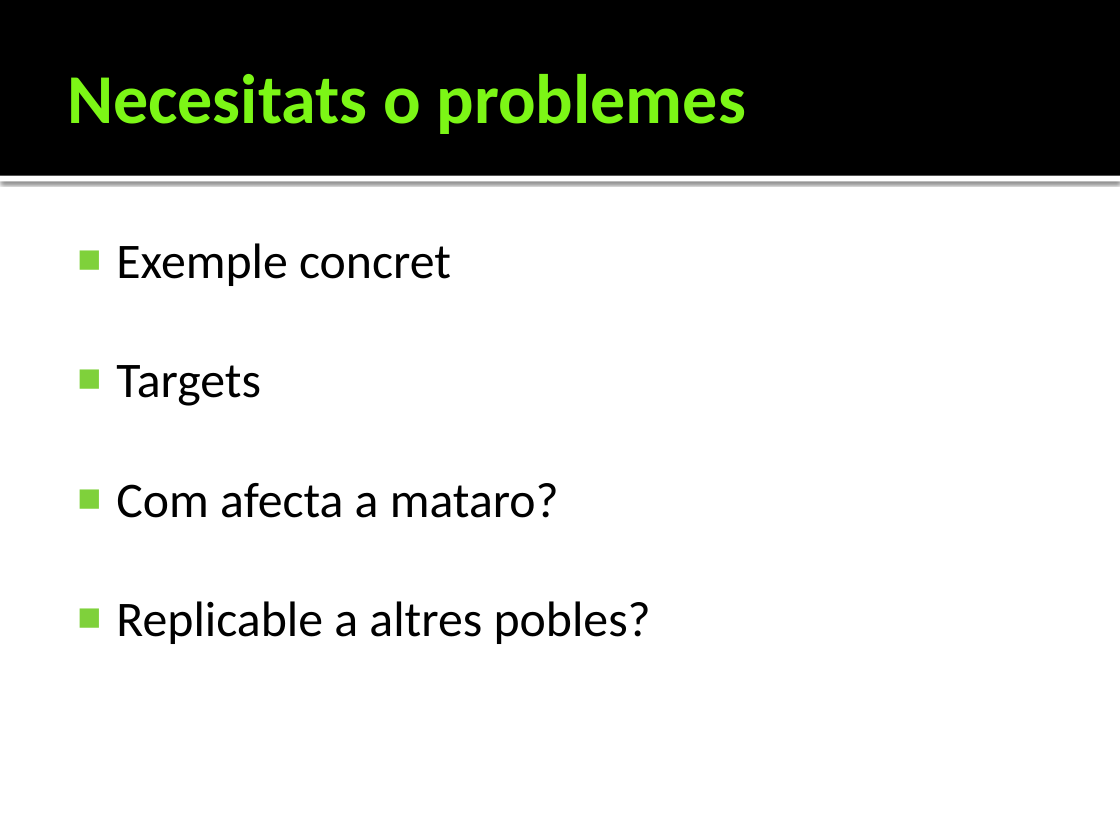
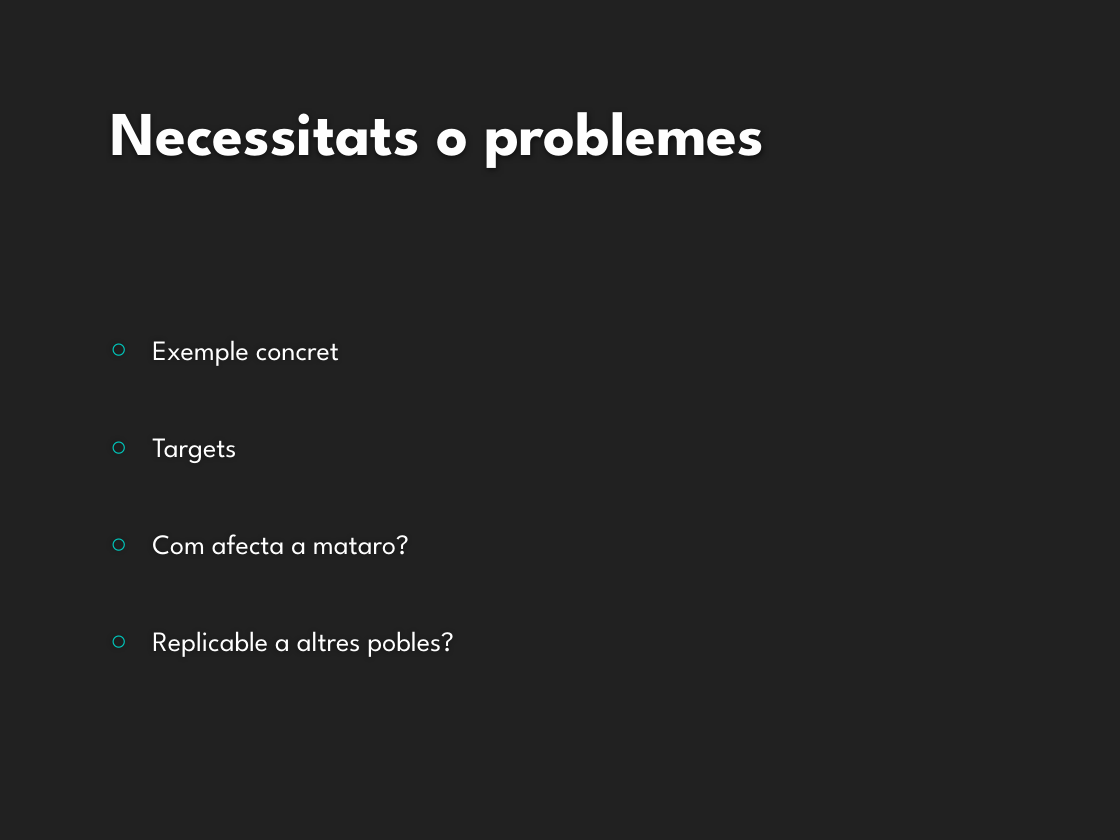
Before and after one commit to somhackathon19/somhackathon19-hackcritic, a slide deck: slide 3 of Netejat.pptx. Drawn at 1120x840 pixels with LibreOffice and Linux fonts; fonts in the diff are those of the drawing; background and template pictures are left out. Boxes give left, top, right and bottom in pixels: in the first picture for what was removed or moved away, otherwise in the second. Text is boxed around its words. In the diff, an @@ line names an element or a change of style, - is before the commit and + after.

```diff
--- a/Netejat.pptx
+++ b/Netejat.pptx
@@ background #FFFFFF to #212121 @@
@@ rectangle removed at bbox=[0, 0, 1120, 176] @@
@@ title "Necessitats o problemes" at bbox=[110, 112, 765, 168]: vertical alignment middle to bottom @@
@@ title at bbox=[110, 112, 765, 168]: text changed; size 45 to 40 pt; font Calibri to League Spartan; text colour #7BF616 to #FEFEFE @@
-Necesitats o problemes
+Necessitats o problemes
@@ rectangle removed at bbox=[0, 176, 1120, 181] @@
@@ text "Exemple concret": place and size @@
-text "Exemple concret" at bbox=[116, 243, 651, 644]
+text "Exemple concret" at bbox=[152, 340, 454, 657]
@@ text "Exemple concret" at bbox=[152, 340, 454, 657]: size 32 to 18 pt, font Calibri to League Spartan, text colour #000000 to #FFFFFF; bullet ■ to ○; more space between paragraphs; bullet colour #7FD13B to #00C6BB; vertical alignment top to middle @@
```
Also in this commit, not shown: 4 other slides changed, 1 slide added, 1 slide removed.
